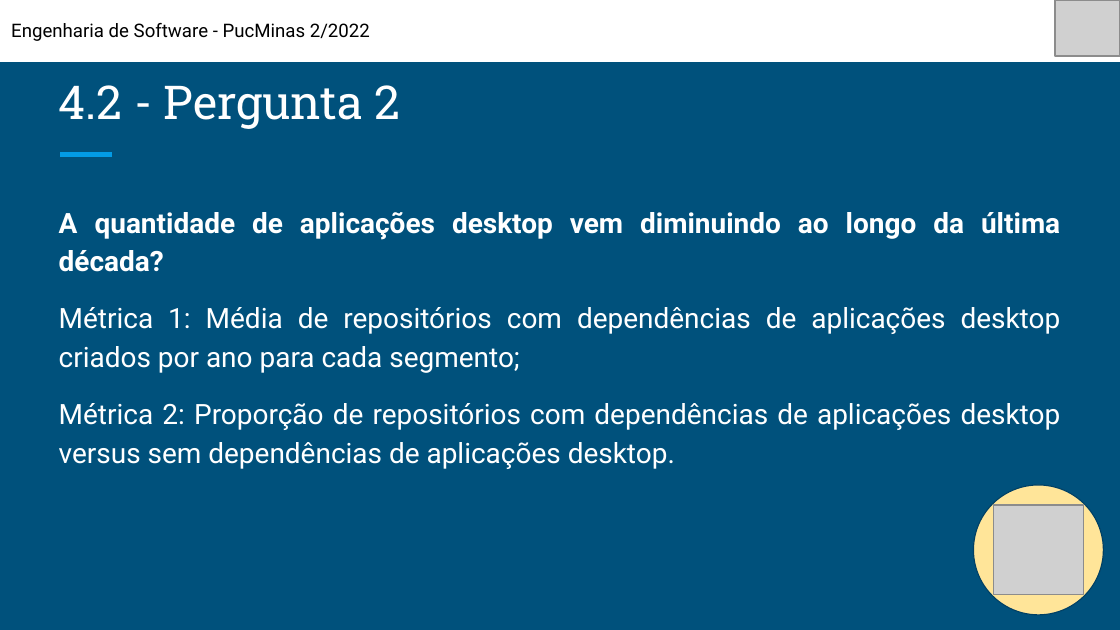
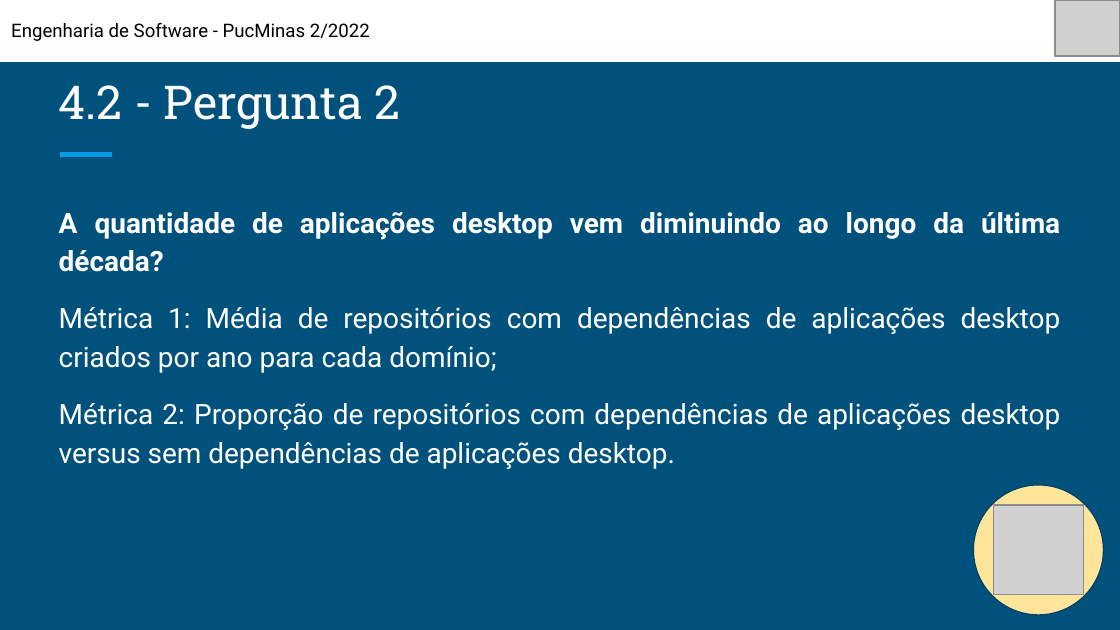
Before and after one commit to ICEI-PUC-Minas-PPLES-TI/plf-es-2022-2-ti6-3150100-pesquisaaplicacoesdesktop, a slide deck: slide 14 of Artefatos/Apresentacoes/Entrega 01 - Definição do Escopo do Trabalho/(Entrega 01) TI6 - Pesquisa Aplicações Desktop.pptx. Drawn at 1120x630 pixels with LibreOffice and Linux fonts; fonts in the diff are those of the drawing; grey boxes stand for pictures. Boxes give left, top, right and bottom in pixels: in the first picture for what was removed or moved away, otherwise in the second. Text is boxed around its words. In the diff, an @@ line names an element or a change of style, - is before the commit and + after.

```diff
--- a/Artefatos/Apresentacoes/Entrega 01 - Definição do Escopo do Trabalho/(Entrega 01) TI6 - Pesquisa Aplicações Desktop.pptx
+++ b/Artefatos/Apresentacoes/Entrega 01 - Definição do Escopo do Trabalho/(Entrega 01) TI6 - Pesquisa Aplicações Desktop.pptx
@@ text at [59,307,1061,373]: text changed @@
-Métrica 1: Média de repositórios com dependências de aplicações desktop criados por ano para cada segmento;
+Métrica 1: Média de repositórios com dependências de aplicações desktop criados por ano para cada domínio;
```
Also in this commit, not shown: 2 other slides changed, 1 other file.
